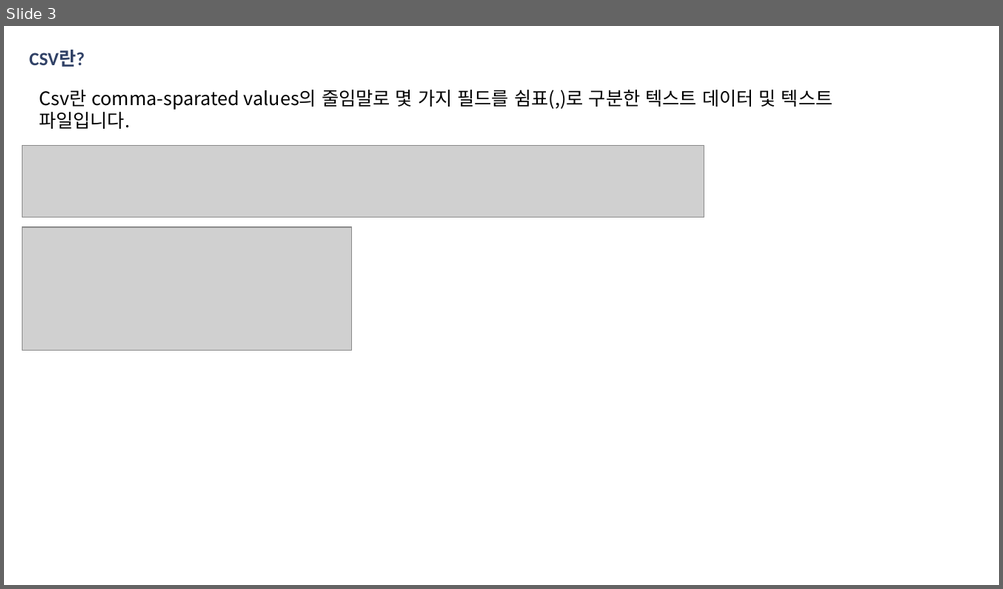
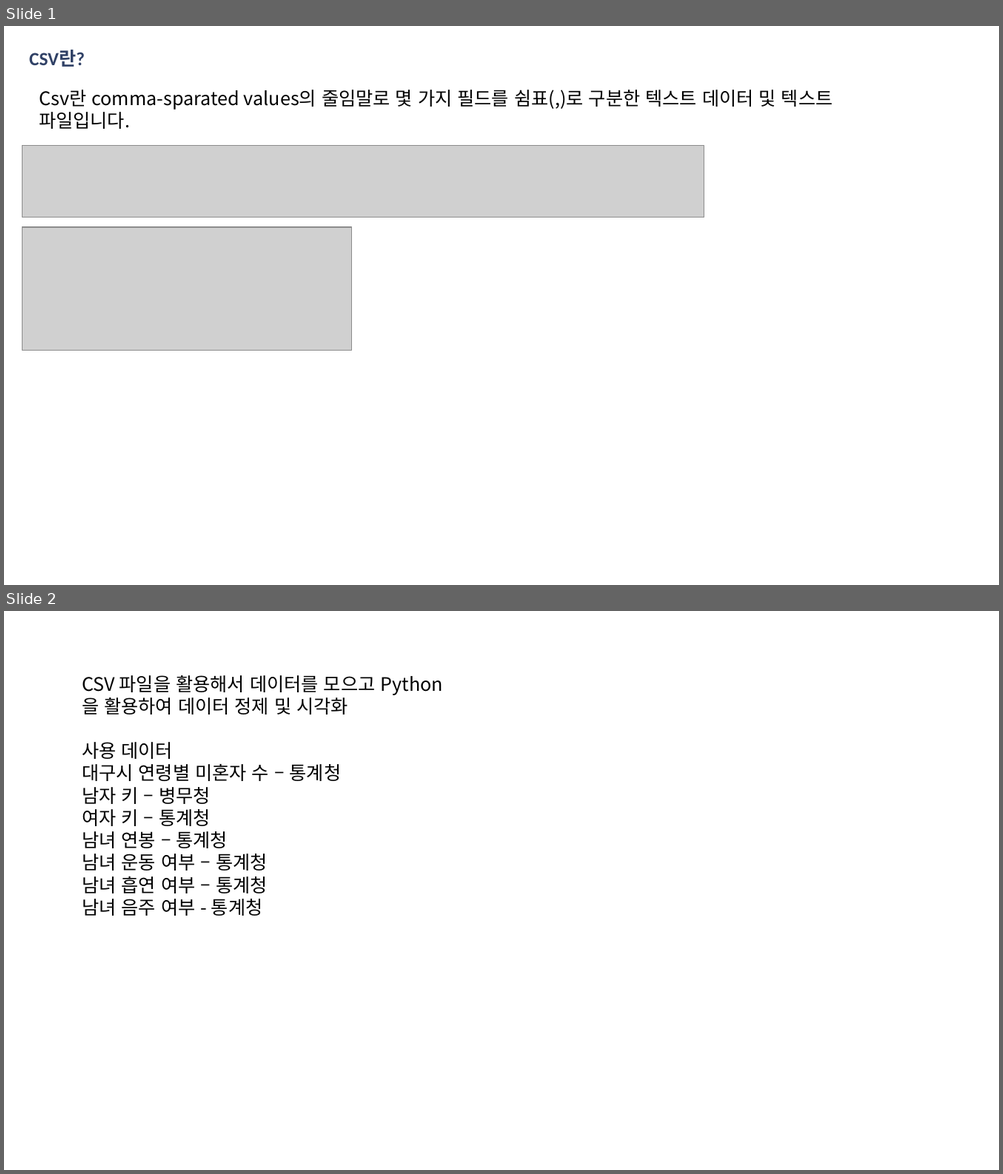
Before and after one commit to DrillND/Python-Project-20210419-, a slide deck: 핵심개념.pptx. Shown one above the other, each under a label of ours: slide 3 before the commit, slides 1 and 2 after it. The pictures are 1003x589 and 1003x1174 pixels, drawn with LibreOffice and Linux fonts; fonts in the diff are those of the drawing; grey boxes stand for pictures. Boxes give left, top, right and bottom in pixels: in the first picture for what was removed or moved away, otherwise in the second. Text is boxed around its words. In the diff, an @@ line names an element or a change of style, - is before the commit and + after.

```diff
--- a/핵심개념.pptx
+++ b/핵심개념.pptx
@@ slide 2 added at (4, 611, 999, 1170), background #FFFFFF @@
@@ text added at (82, 675, 375, 916), 18 pt, text #000000 @@
+CSV 파일을 활용해서 데이터를 모으고 Python을 활용하여 데이터 정제 및 시각화
+사용 데이터
+대구시 연령별 미혼자 수 – 통계청
+남자 키 – 병무청
+여자 키 – 통계청
+남녀 연봉 – 통계청
+남녀 운동 여부 – 통계청
+남녀 흡연 여부 – 통계청
+남녀 음주 여부 - 통계청
@@ what was slide 3 is now slide 1 @@
```
Also in this commit, not shown: 1 other slide added, 1 slide removed.
